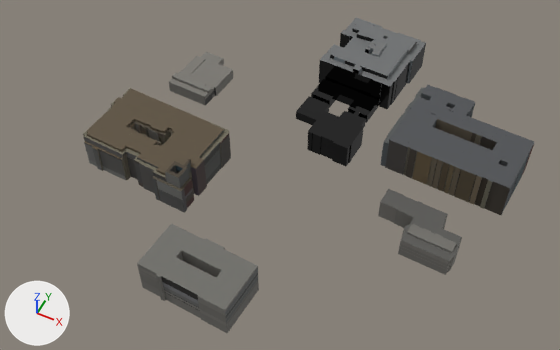
One commit to the glTF model v2/tiles/t_-3_-3.far.glb: the scene before it, then after it.
Before and after are seen from a camera (50 mm lens) standing at (-476.0, 316.0, 342.0) and looking at (-615.0, 594.0, -5.0). The axes (+X, +Y, +Z) are drawn at lower left. The lights are the same throughout. The first picture is the older version. Where no turn or scale is listed for an object, it has been applied to the vertices. Vertices at exactly the same position are counted once.

Objects in the first picture: 'opaque'.
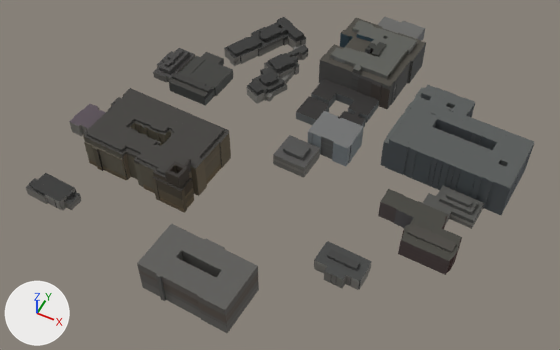
Where the newer file only moved an object's origin or applied its transform, the numbers keep the older frame.

Pixel boxes [x1, y1, x2, y2] of what changed, in the pictures (560 x 350 px):
'opaque', reshaped (13% wider)
    before: [83, 18, 534, 333]
    after: [26, 17, 534, 333]
part 1 of me_opaque, added
    after: [224, 17, 308, 104]
part 2 of me_opaque, added
    after: [69, 104, 106, 136]
part 3 of me_opaque, added
    after: [26, 173, 81, 210]
part 4 of me_opaque, added
    after: [314, 241, 372, 290]
part 5 of me_opaque, added
    after: [273, 135, 320, 178]
part 6 of me_opaque, added
    after: [423, 186, 484, 229]
part 7 of me_opaque, added
    after: [153, 48, 195, 82]
part 8 of me_opaque, added
    after: [378, 17, 425, 41]
part 9 of me_opaque, surface changed
    both: [83, 18, 511, 327]

The change, as a diff of the scene's bpy script:
```diff
--- a/v2/tiles/t_-3_-3.far.glb.py
+++ b/v2/tiles/t_-3_-3.far.glb.py
@@ me_opaque @@
 # used by ob_opaque; location = (-603.1, 604.4, 13.6)
-me_opaque.from_pydata(...)  # 2397 vertices, 2944 faces; spans x -118.0..118.0, y -121.0..121.0, z -14.0..14.0
+me_opaque.from_pydata(...)  # 3879 vertices, 4780 faces; spans x -142.0..118.0, y -121.0..148.0, z -14.0..14.0
+# me_opaque part 1: a new loose piece of 593 vertices spanning x -93.0..-39.0, y 34.0..113.0, z -14.0..-4.0, in mat_palettematerial001
+# me_opaque part 2: a new loose piece of 210 vertices spanning x -142.0..-119.0, y -41.0..-21.0, z -14.0..-5.0, in mat_palettematerial001
+# me_opaque part 3: a new loose piece of 181 vertices spanning x -134.0..-103.0, y -94.0..-79.0, z -14.0..-6.0, in mat_palettematerial001
+# me_opaque part 4: a new loose piece of 170 vertices spanning x 36.0..63.0, y -71.0..-52.0, z -14.0..-4.0, in mat_palettematerial001
+# me_opaque part 5: a new loose piece of 101 vertices spanning x -17.0..5.0, y -10.0..10.0, z -14.0..-2.0, in mat_palettematerial001
+# me_opaque part 6: a new loose piece of 89 vertices spanning x 73.0..104.0, y -7.0..14.0, z -14.0..-2.0, in mat_palettematerial001
+# me_opaque part 7: a new loose piece of 87 vertices spanning x -126.0..-108.0, y 25.0..55.0, z -14.0..-4.0, in mat_palettematerial001
+# me_opaque part 8: a new loose piece of 51 vertices spanning x -11.0..22.0, y 118.0..148.0, z -14.0..-5.0, in mat_palettematerial001
+# me_opaque part 9: 2468 kept faces spanning x -118.0..118.0, y -121.0..121.0, z -14.0..14.0 get new texture (UV) coordinates
+# other edits to the shape of me_opaque do not show in these pictures
 me_opaque.materials.append(mat_palettematerial001)
```
